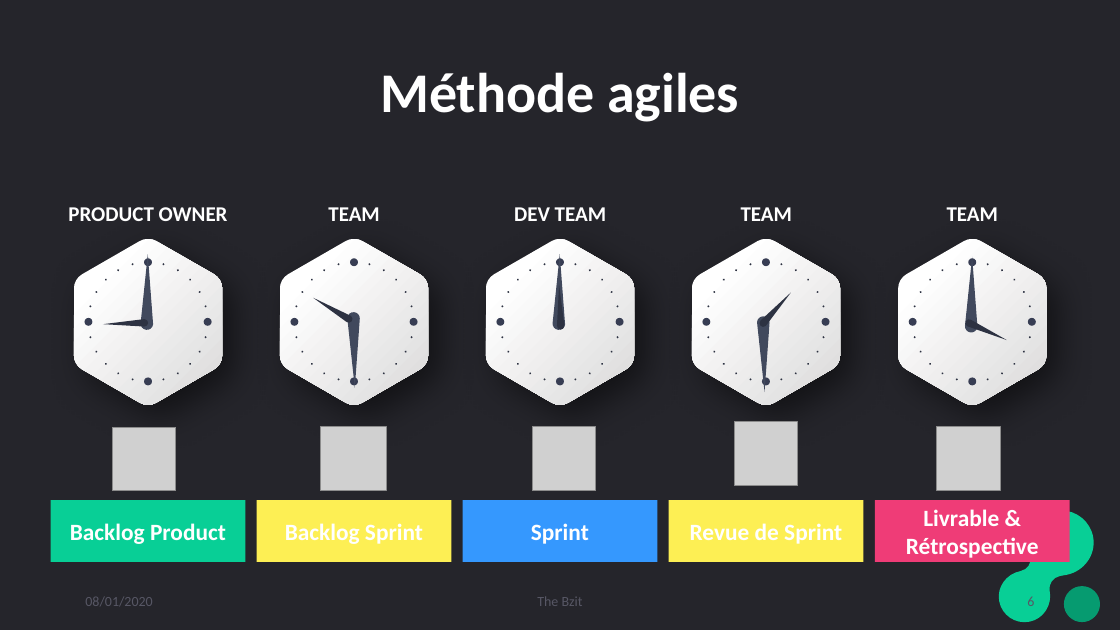
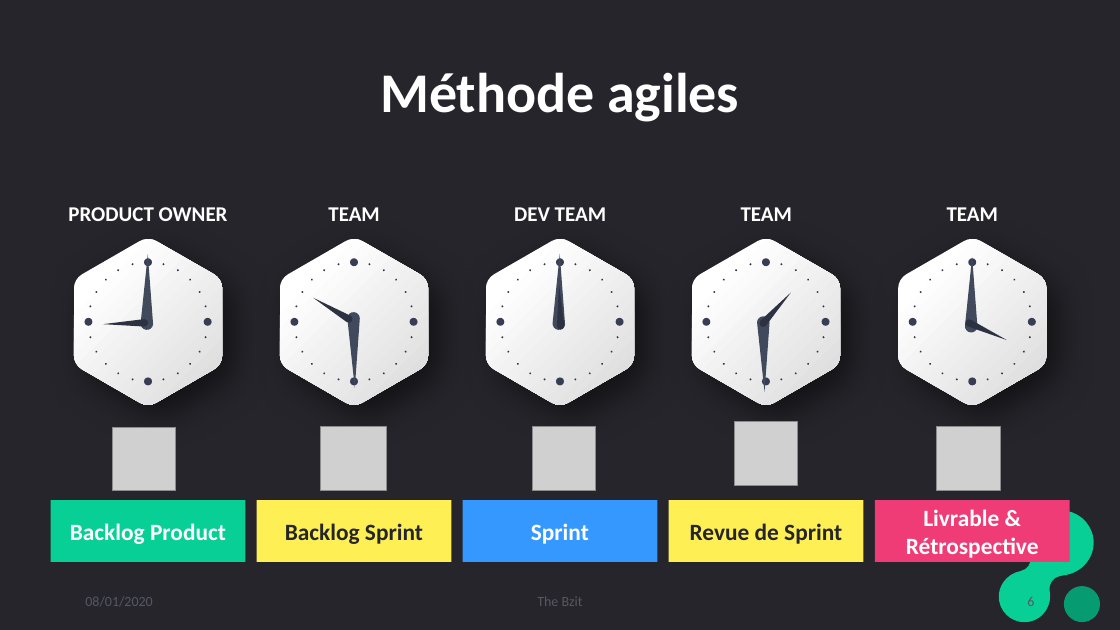
Before and after one commit to djuhnix/projet-s3, a slide deck: slide 6 of docs/Présentation projet soutenance.pptx. Drawn at 1120x630 pixels with LibreOffice and Linux fonts; fonts in the diff are those of the drawing; grey boxes stand for pictures. Boxes give left, top, right and bottom in pixels: in the first picture for what was removed or moved away, otherwise in the second. Text is boxed around its words. In the diff, an @@ line names an element or a change of style, - is before the commit and + after.

```diff
--- a/docs/Présentation projet soutenance.pptx
+++ b/docs/Présentation projet soutenance.pptx
@@ freeform shape "Backlog Sprint" at (257, 500, 452, 562): text colour #FFFFFF to #25252B @@
@@ freeform shape "Revue de Sprint" at (669, 500, 864, 562): text colour #FFFFFF to #25252B @@
```
Also in this commit, not shown: 2 other slides changed, 4 other files.
